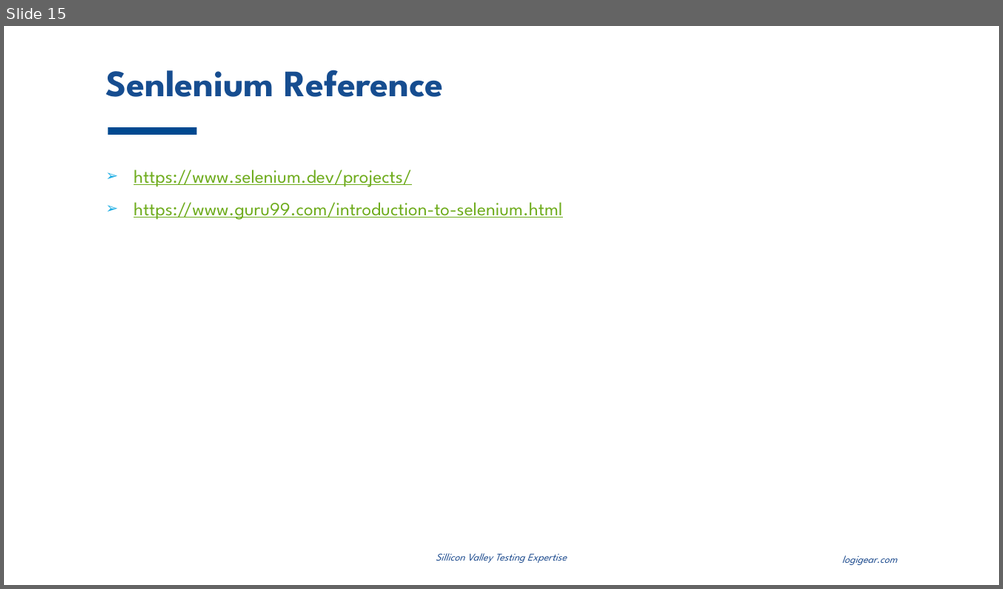
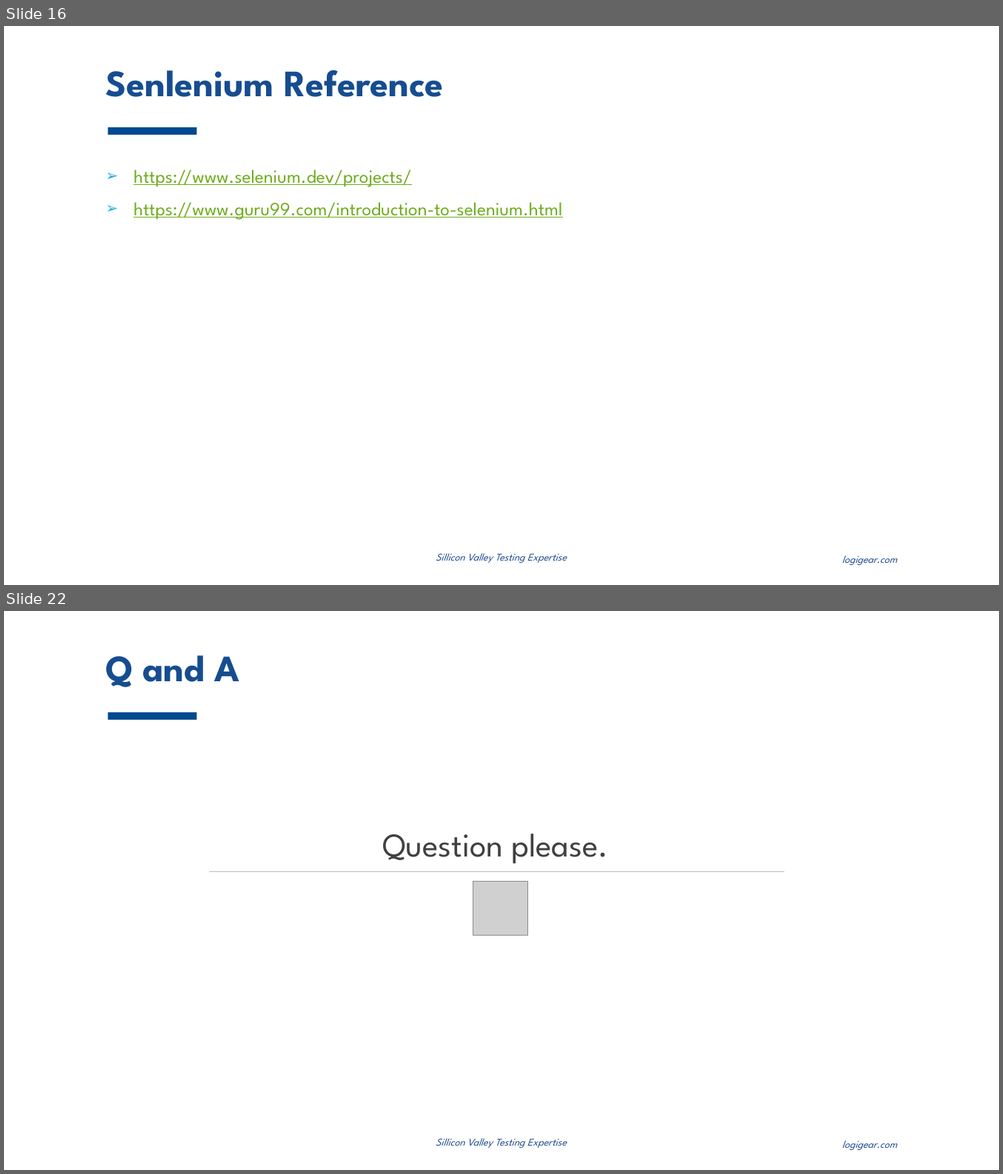
Before and after one commit to thewalldao/ICT_PROTRACTOR, a slide deck: Document/Study_document/inContact.pptx. Shown one above the other, each under a label of ours: slide 15 before the commit, slides 16 and 22 after it; the slides between them are not shown. The pictures are 1003x589 and 1003x1174 pixels, drawn with LibreOffice and Linux fonts; fonts in the diff are those of the drawing; grey boxes stand for pictures; background and template pictures are left out. Boxes give left, top, right and bottom in pixels: in the first picture for what was removed or moved away, otherwise in the second. Text is boxed around its words. In the diff, an @@ line names an element or a change of style, - is before the commit and + after.

```diff
--- a/Document/Study_document/inContact.pptx
+++ b/Document/Study_document/inContact.pptx
@@ slide 22 added at <box>4,611,999,1170</box>, background #FFFFFF; not listed: 3 template elements that a slide beside it also shows @@
@@ title added at <box>105,655,240,687</box>, 36 pt, text #164D90, bold @@
+Q and A
@@ text added at <box>382,834,608,864</box>, 32 pt, text #404040 @@
+  Question please.
@@ line added from (209, 871) to (784, 871), #BFBFBF 0.75 pt @@
@@ picture added at <box>473,881,528,936</box> @@
@@ what was slide 15 is now slide 16 @@
```
Also in this commit, not shown: 6 slides changed, 3 other slides added.
